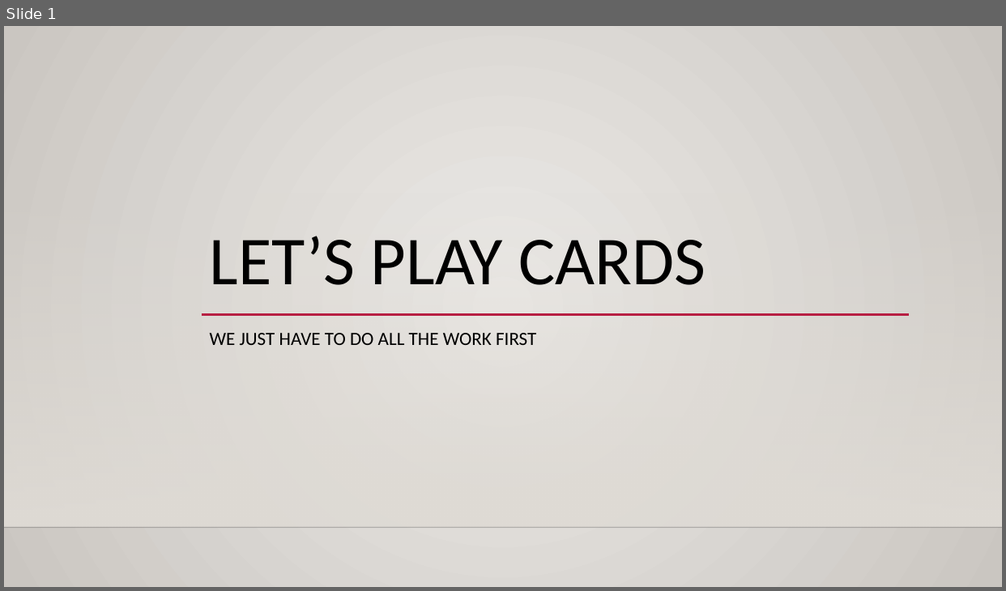
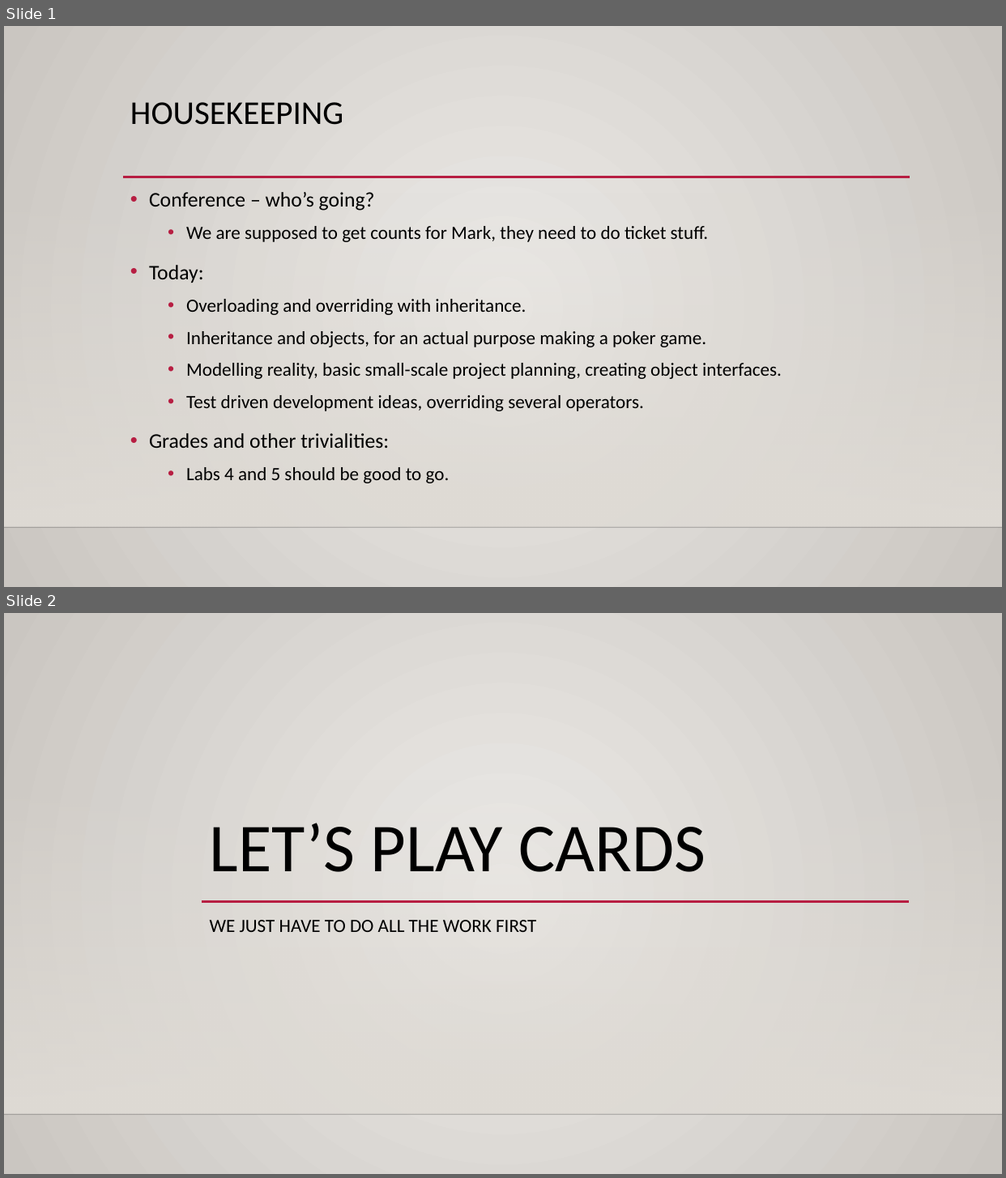
Before and after one commit to AkeemSemperDataScience/Programming_Basics_for_Machine_Learning_Students, a slide deck: reference_material/slides/017_cards_intro_review.pptx. Shown one above the other, each under a label of ours: slide 1 before the commit, slides 1 and 2 after it. The pictures are 1006x591 and 1006x1178 pixels, drawn with LibreOffice and Linux fonts; fonts in the diff are those of the drawing; background and template pictures are left out. Boxes give left, top, right and bottom in pixels: in the first picture for what was removed or moved away, otherwise in the second. Text is boxed around its words. In the diff, an @@ line names an element or a change of style, - is before the commit and + after.

```diff
--- a/reference_material/slides/017_cards_intro_review.pptx
+++ b/reference_material/slides/017_cards_intro_review.pptx
@@ slide 1 added at (4,26,1002,587), background gradient #ECEAE7 to #CAC7C1; not listed: 2 template elements that a slide beside it also shows @@
@@ title added at (130,102,343,125), 32 pt, text #000000 @@
+HOUSEKEEPING
@@ line added from (123, 177) to (910, 177), #B71E42 2.5 pt @@
@@ text added at (149,192,782,484), 18 pt, text #000000 @@
+• Conference – who’s going?
+  • We are supposed to get counts for Mark, they need to do ticket stuff.
+• Today:
+  • Overloading and overriding with inheritance.
+  • Inheritance and objects, for an actual purpose making a poker game.
+  • Modelling reality, basic small-scale project planning, creating object interfaces.
+  • Test driven development ideas, overriding several operators.
+• Grades and other trivialities:
+  • Labs 4 and 5 should be good to go.
@@ what was slide 1 is now slide 2 @@
```
Also in this commit, not shown: 1 other slide added, 2 other files.
